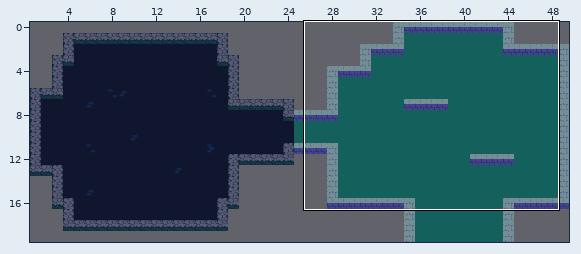
Tiled map (JSON): assets/dungeon-32.tmj. Above, an overview of the earlier version with the close-up marked.
Close-up. Old version:
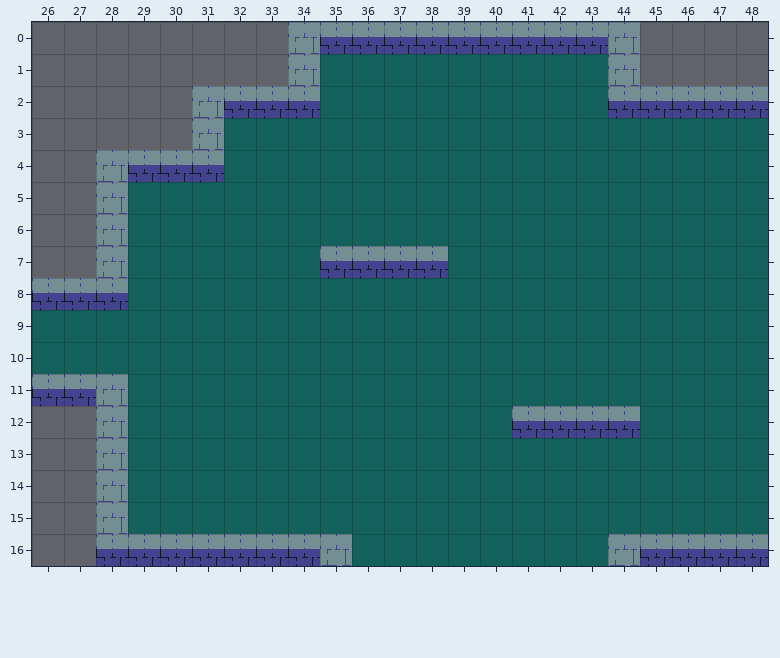
Cells are 32x32 px. Shown: x 26..48, y 0..16.
The same view after the edit:
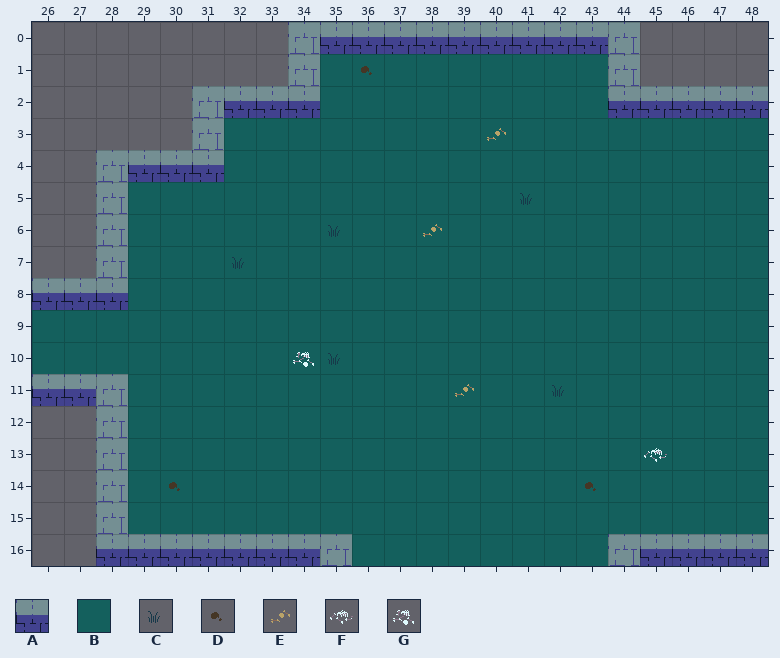
Key: from "tiles-32": A 35, B 89, C 124, D 141, E 176, F 357, G 358.
_ is an empty cell.
Tiles of an added or newly shown layer are drawn over the layers below it.
Diff:
Layer "Floor":
Tile B is added in row 7 at x 35 to 38.
Layer "FloorDecor" (added):
Tile C is added in row 5 at x 41; in row 6 at x 35; in row 7 at x 32; in row 10 at x 35; in row 11 at x 42.
Tile D is added in row 1 at x 36; in row 14 at x 30 and 43.
Tile E is added in row 3 at x 40; in row 6 at x 38; in row 11 at x 39.
Tile F is added in row 13 at x 45.
Tile G is added in row 10 at x 34.
Layer "Walls":
The edit erases tile A in row 7 at x 35 to 38; in row 12 at x 41 to 44.
